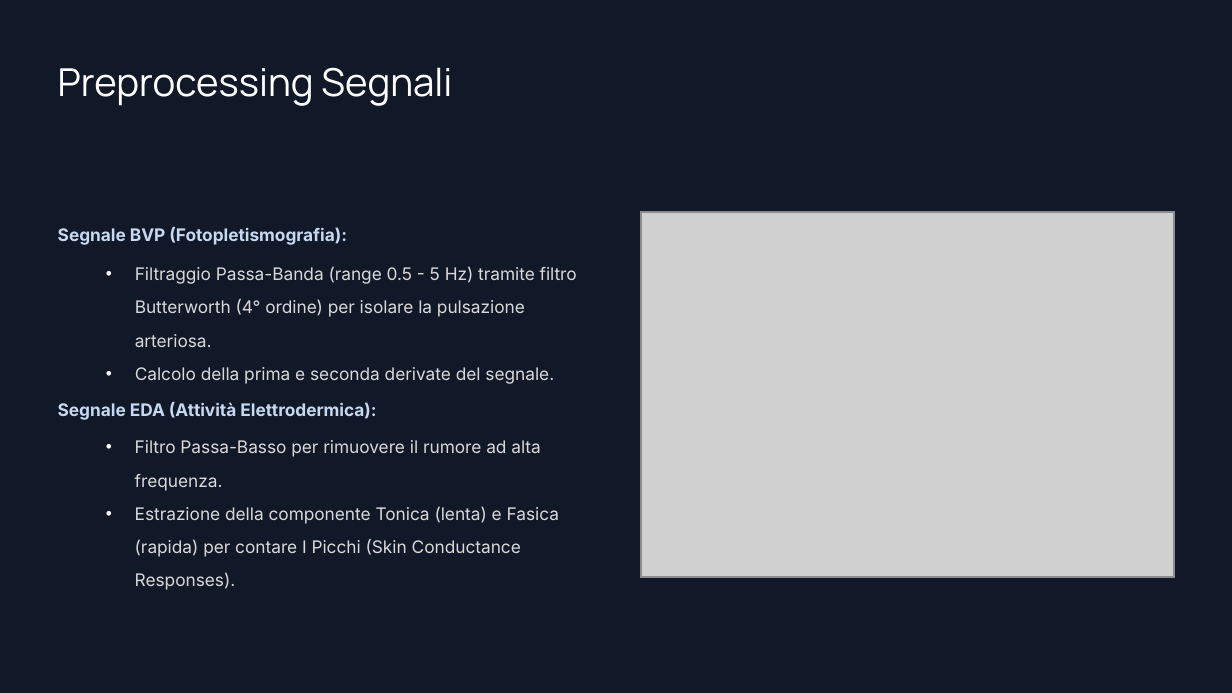
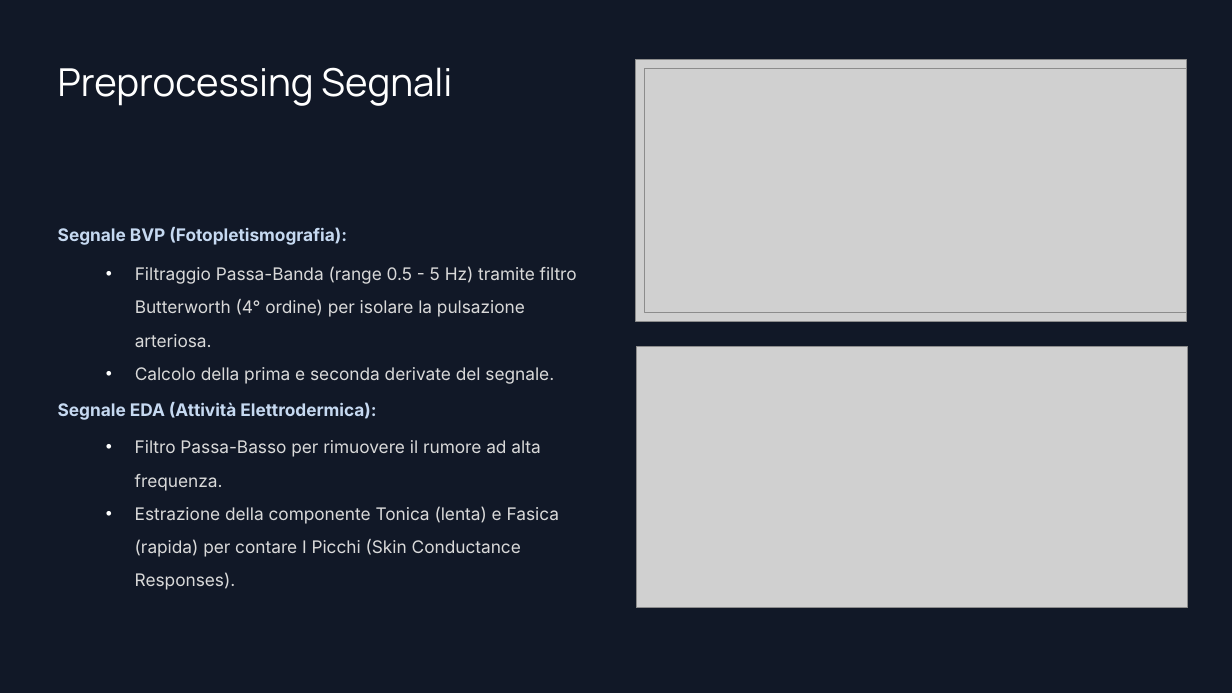
Before and after one commit to GABRYCA/ml-stress-rest, a slide deck: slide 7 of Progetto Interfacce Uomo-Macchina.pptx. Drawn at 1232x693 pixels with LibreOffice and Linux fonts; fonts in the diff are those of the drawing; grey boxes stand for pictures; background and template pictures are left out. Boxes give left, top, right and bottom in pixels: in the first picture for what was removed or moved away, otherwise in the second. Text is boxed around its words. In the diff, an @@ line names an element or a change of style, - is before the commit and + after.

```diff
--- a/Progetto Interfacce Uomo-Macchina.pptx
+++ b/Progetto Interfacce Uomo-Macchina.pptx
@@ picture: place and size @@
-picture at [640, 212, 1175, 578]
+picture at [635, 60, 1186, 322]
@@ picture added at [645, 68, 1187, 312] @@
@@ picture added at [637, 347, 1188, 608] @@
@@ picture: place and size @@
-picture at [641, 213, 1174, 577]
+picture at [645, 354, 1188, 595]
```
Also in this commit, not shown: 11 other slides changed, 1 other file.
